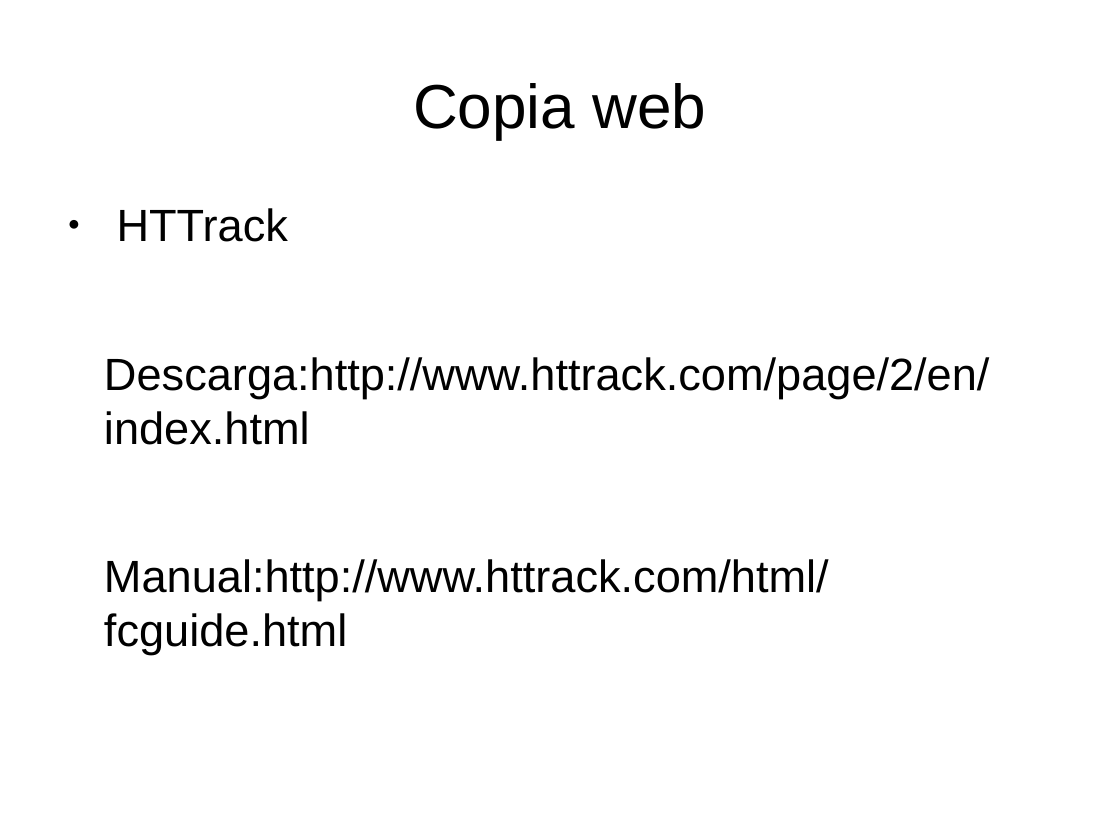
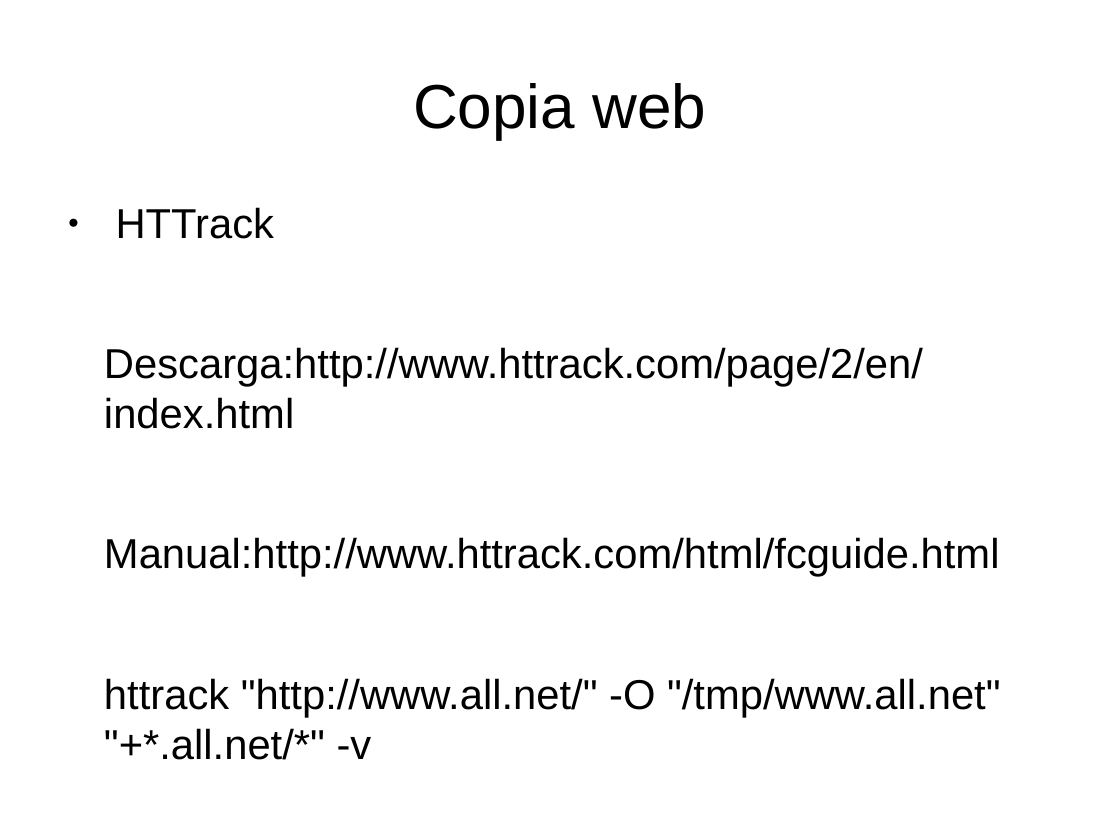
Before and after one commit to renatolrr/OpenDayOslRecycler2014, a slide deck: slide 6 of 2º_OpenDataDay_Granada_2014.odp. Drawn at 1120x840 pixels with LibreOffice and Linux fonts; fonts in the diff are those of the drawing. Boxes give left, top, right and bottom in pixels: in the first picture for what was removed or moved away, otherwise in the second. Text is boxed around its words. In the diff, an @@ line names an element or a change of style, - is before the commit and + after.

```diff
--- a/2º_OpenDataDay_Granada_2014.odp
+++ b/2º_OpenDataDay_Granada_2014.odp
@@ text at (104,207,1000,577): size 32 to 29.6 pt in "HTTrack", "Descarga:http://www.httrack.com/page/2/en/index.html", "Manual:http://www.httrack.com/html/fcguide.html" @@
@@ text at (104,678,1000,760): paragraph added @@
+httrack "http://www.all.net/" -O "/tmp/www.all.net" "+*.all.net/*" -v
```
Also in this commit, not shown: 1 other slide changed, 2 other files.
